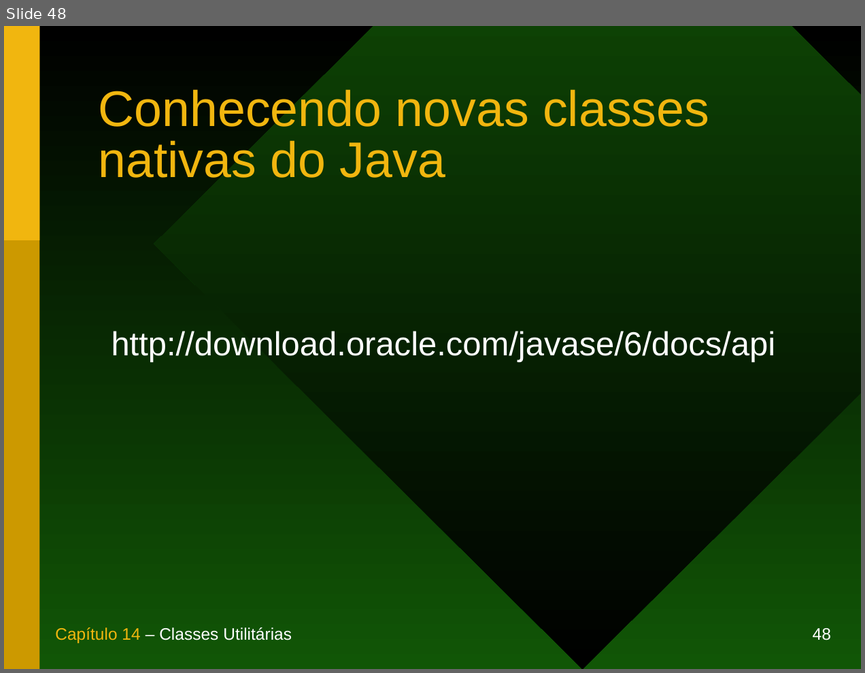
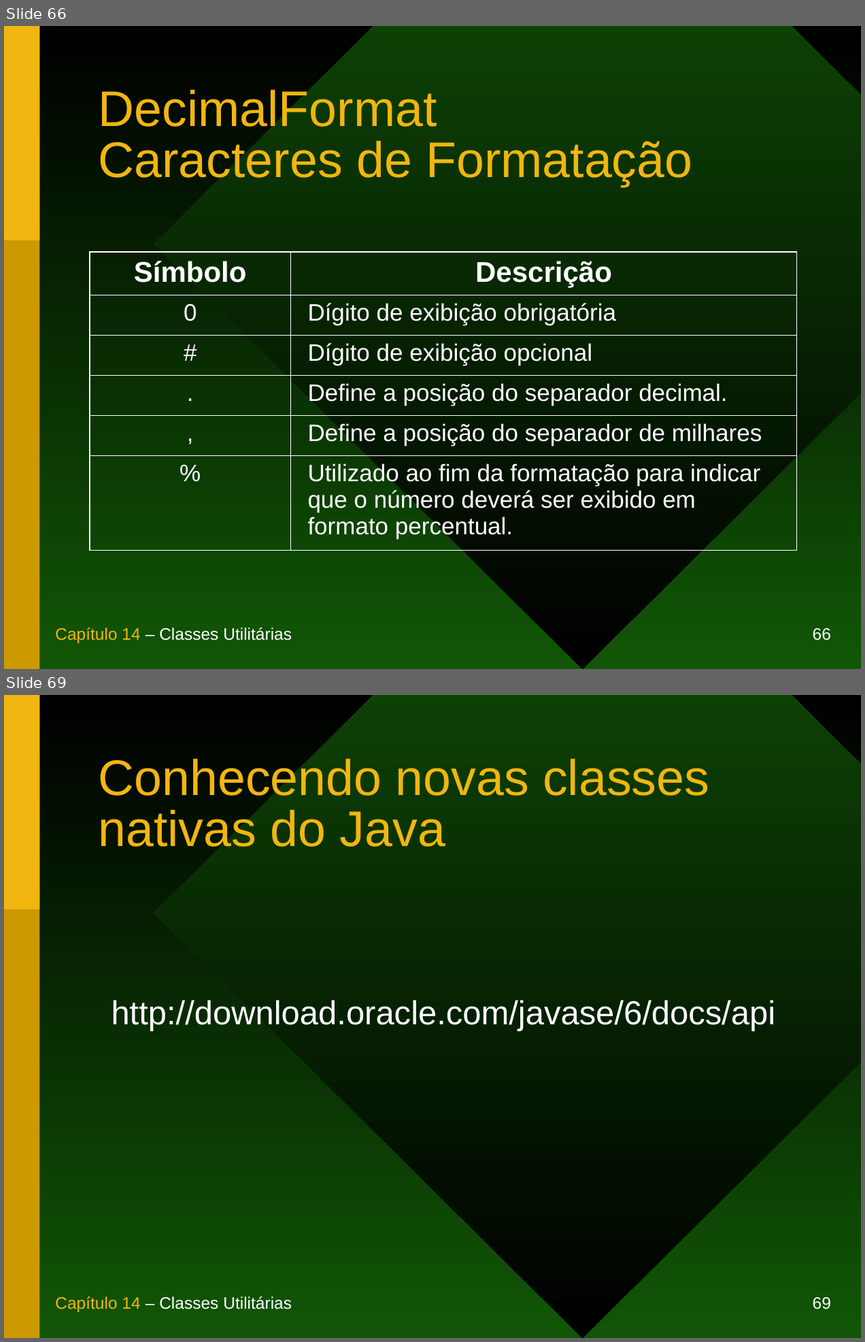
Before and after one commit to duchesqui/slzvieira-training, a slide deck: 1-Java-Programmer-Modulo-I/14.Capitulo14.ppt. Shown one above the other, each under a label of ours: slide 48 before the commit, slides 66 and 69 after it; the slides between them are not shown. The pictures are 865x673 and 865x1342 pixels, drawn with LibreOffice and Linux fonts; fonts in the diff are those of the drawing. Boxes give left, top, right and bottom in pixels: in the first picture for what was removed or moved away, otherwise in the second. Text is boxed around its words. In the diff, an @@ line names an element or a change of style, - is before the commit and + after.

```diff
--- a/1-Java-Programmer-Modulo-I/14.Capitulo14.ppt
+++ b/1-Java-Programmer-Modulo-I/14.Capitulo14.ppt
@@ slide 66 added at <box>4,26,861,669</box>, background gradient #000000 to #115606; not listed: 5 template elements that a slide beside it also shows @@
@@ title added at <box>99,87,692,186</box>, 42 pt, text #F1B60F @@
+DecimalFormat
+Caracteres de Formatação
@@ table added at <box>90,252,797,550</box>, 6 rows, 2 columns @@
+Símbolo | Descrição
+0 | Dígito de exibição obrigatória
+# | Dígito de exibição opcional
+. | Define a posição do separador decimal.
+, | Define a posição do separador de milhares
+% | Utilizado ao fim da formatação para indicar que o número deverá ser exibido em formato percentual.
@@ what was slide 48 is now slide 69 @@
@@ page number at <box>813,1297,831,1309</box>: text changed @@
-48
+69
```
Also in this commit, not shown: 2 slides changed, 20 other slides added.
